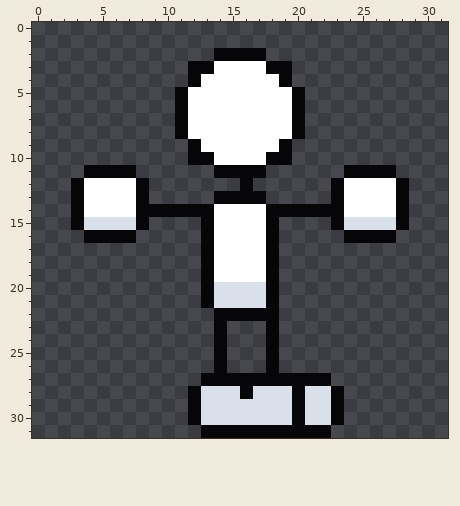
Pixel-art file -- art/human/human.aseprite. The first picture shows the starting point.
32x32 pixels, 1 frame.
And afterwards:
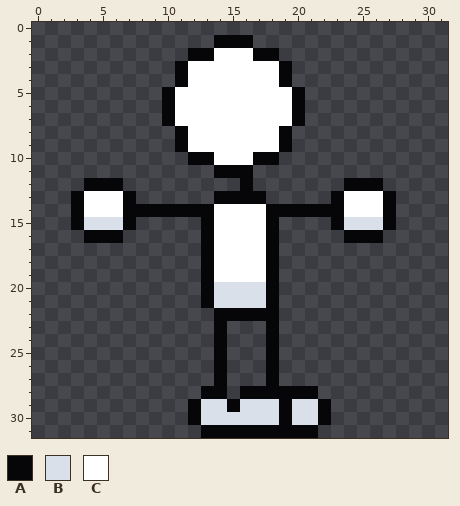
Palette (. is transparent): A #060608  B #dae0ea  C #ffffff
What changed:
{"y":1,"x":14,"old":"...","new":"AAA"}
{"y":2,"x":12,"old":"..AAA","new":"AACCC"}
{"y":2,"x":18,"old":".","new":"A"}
{"y":3,"x":11,"old":".AA","new":"ACC"}
{"y":3,"x":18,"old":"A","new":"C"}
{"y":4,"x":11,"old":".A","new":"AC"}
{"y":5,"x":10,"old":".A","new":"AC"}
{"y":6,"x":10,"old":".A","new":"AC"}
{"y":7,"x":10,"old":".A","new":"AC"}
{"y":8,"x":19,"old":"CA","new":"A."}
{"y":9,"x":11,"old":".A","new":"AC"}
{"y":10,"x":17,"old":"C","new":"A"}
{"y":10,"x":19,"old":"A","new":"."}
{"y":11,"x":4,"old":"AAAA","new":"...."}
{"y":11,"x":17,"old":"A","new":"."}
{"y":11,"x":24,"old":"AAAA","new":"...."}
{"y":12,"x":3,"old":"ACCCCA","new":".AAA.."}
{"y":12,"x":23,"old":"ACCCCA","new":".AAA.."}
{"y":13,"x":7,"old":"CA","new":"A."}
{"y":13,"x":27,"old":"CA","new":"A."}
{"y":14,"x":7,"old":"C","new":"A"}
{"y":14,"x":27,"old":"CA","new":"A."}
{"y":15,"x":7,"old":"BA","new":"A."}
{"y":15,"x":27,"old":"BA","new":"A."}
{"y":16,"x":7,"old":"A","new":"."}
{"y":16,"x":27,"old":"A","new":"."}
{"y":27,"x":13,"old":"A","new":"."}
{"y":27,"x":15,"old":"AAA","new":"..."}
{"y":27,"x":19,"old":"AAAA","new":"...."}
{"y":28,"x":12,"old":"ABBB","new":".AA."}
{"y":28,"x":17,"old":"BBB","new":"AAA"}
{"y":28,"x":21,"old":"BBA","new":"A.."}
{"y":29,"x":15,"old":"B","new":"A"}
{"y":29,"x":19,"old":"BA","new":"AB"}
{"y":29,"x":22,"old":"BA","new":"A."}
{"y":30,"x":19,"old":"BA","new":"AB"}
{"y":30,"x":22,"old":"BA","new":"A."}
{"y":31,"x":22,"old":"A","new":"."}
{"label":"changed","picture_box":[71,35,409,243]}
{"label":"changed","picture_box":[188,373,344,438]}
